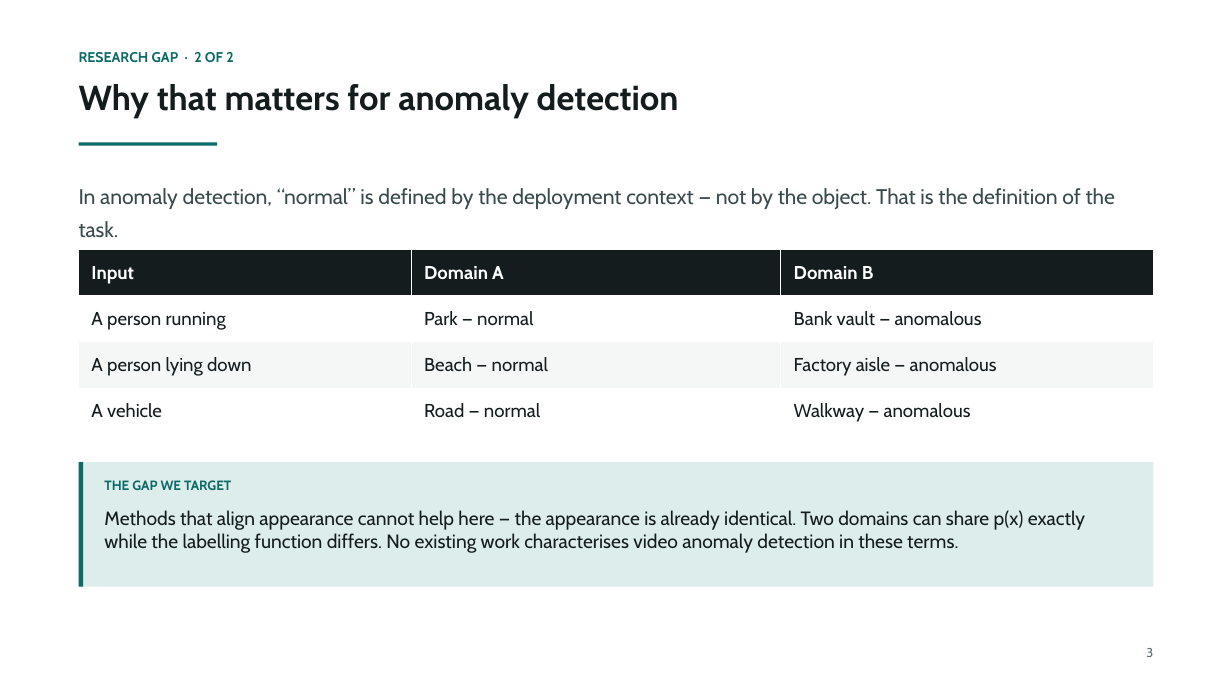
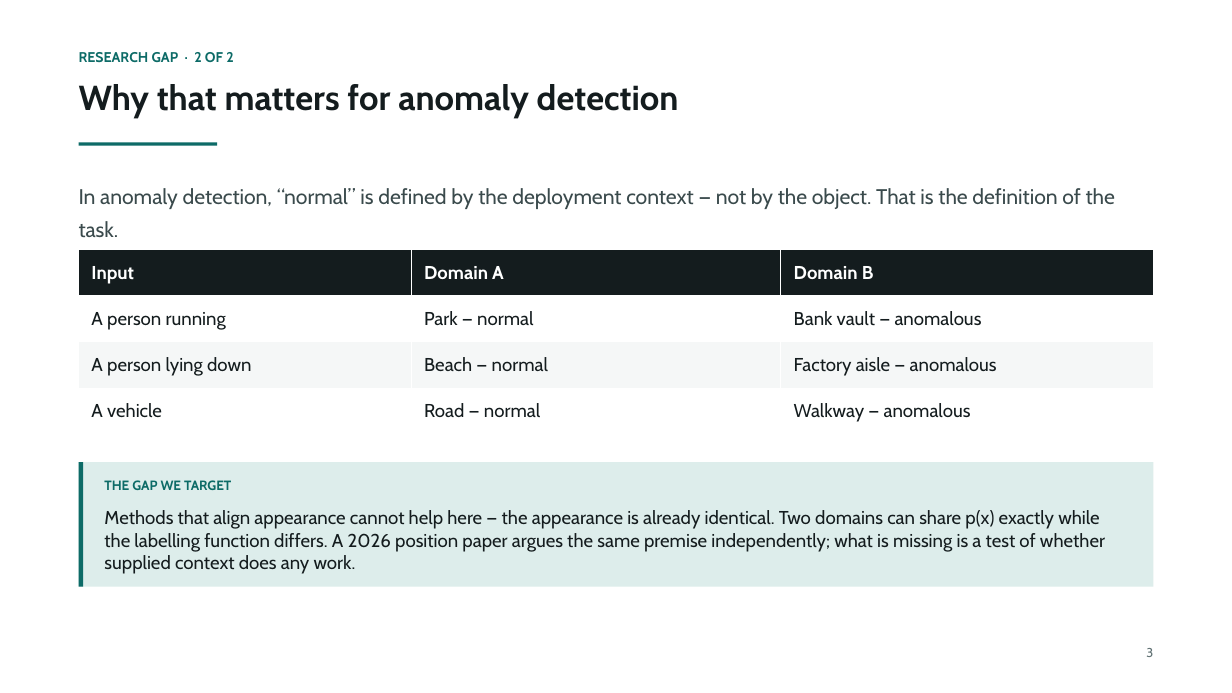
Before and after one commit to prakash-nitc/multimodal-anomaly-detection, a slide deck: slide 4 of docs/06_presentations/DA-ZVAD_Phase2_Review.pptx. Drawn at 1232x693 pixels with LibreOffice and Linux fonts; fonts in the diff are those of the drawing. Boxes give left, top, right and bottom in pixels: in the first picture for what was removed or moved away, otherwise in the second. Text is boxed around its words. In the diff, an @@ line names an element or a change of style, - is before the commit and + after.

```diff
--- a/docs/06_presentations/DA-ZVAD_Phase2_Review.pptx
+++ b/docs/06_presentations/DA-ZVAD_Phase2_Review.pptx
@@ text at box(104, 510, 1105, 574): text changed; size 15 to 14.5 pt @@
-Methods that align appearance cannot help here — the appearance is already identical. Two domains can share p(x) exactly while the labelling function differs. No existing work characterises video anomaly detection in these terms.
+Methods that align appearance cannot help here — the appearance is already identical. Two domains can share p(x) exactly while the labelling function differs. A 2026 position paper argues the same premise independently; what is missing is a test of whether supplied context does any work.
```
Also in this commit, not shown: 13 other slides changed, 2 slides added, 1 slide removed, 1 other file.
